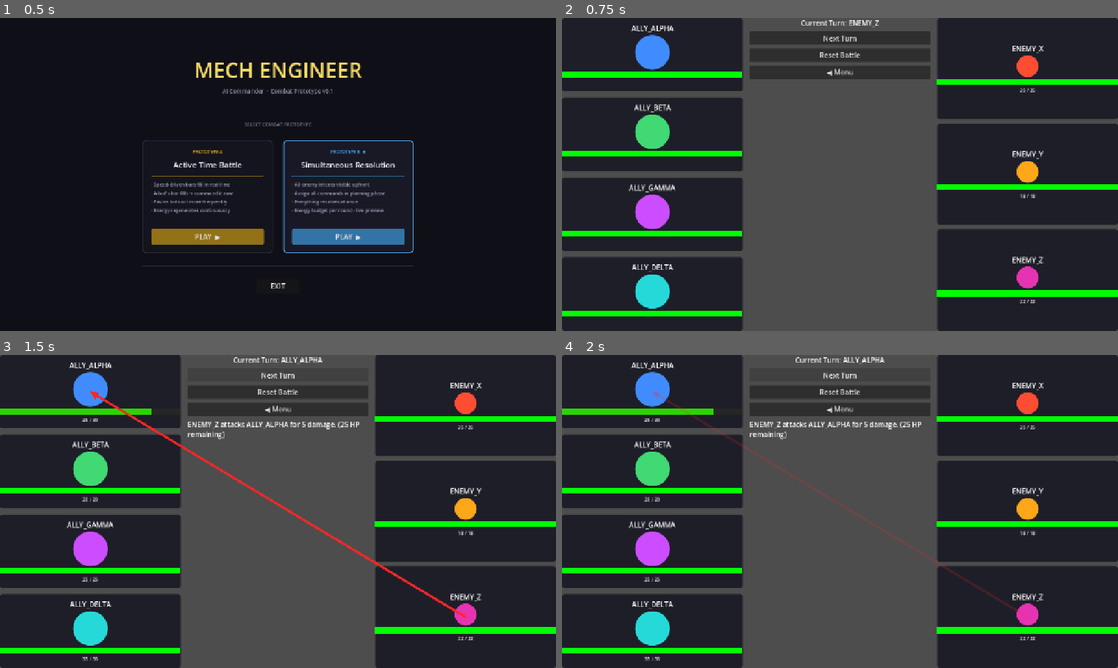
Above: before the commit, frames 1-4 (two rows, left to right).
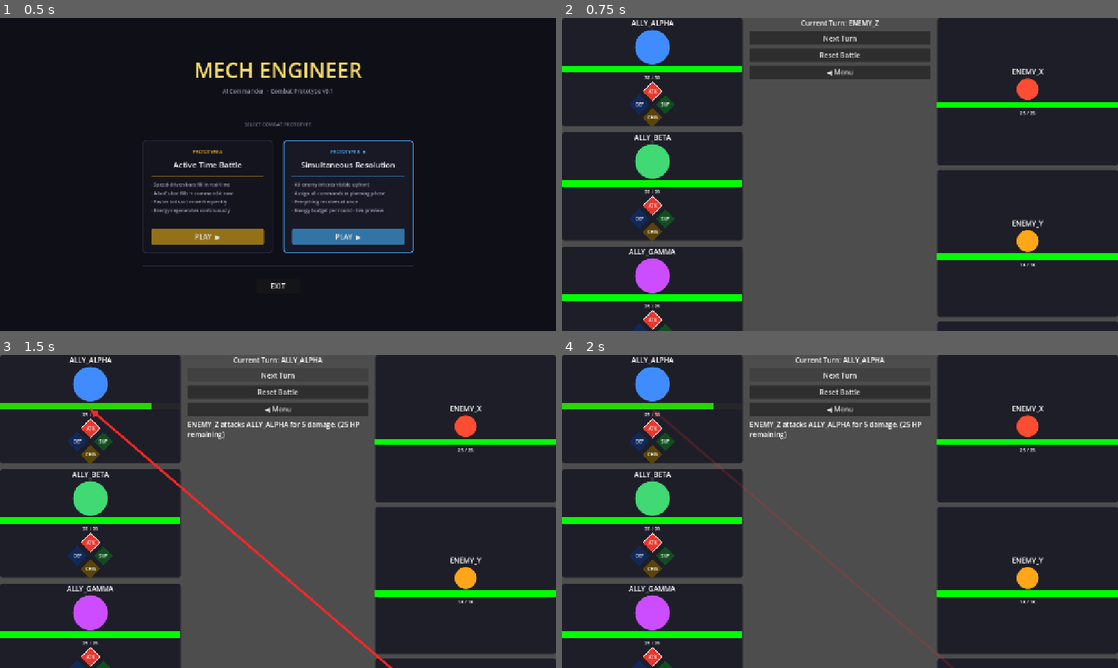
Above: after the commit, the same moments.

Repository: BrickwaII/MechEngineer
Game: Godot game, scene res://menu/main_menu.tscn
The game is run twice, just before and just after one commit, with the same random seed, the same clock (stepped at 60 frames per second) and the same inputs.
Inputs:
- Up to frame 1 (0.5 s): no input
- Up to frame 2 (0.75 s): click "PLAY ▶" at 0.5 s
- Up to frame 3 (1.5 s): click "Next Turn" at 1.25 s
- Up to frame 4 (2 s): no input

Frame 1 is identical in both runs. In frame 2, 17% of the frame differs, in the area x 0-100%, y 0-100%; in frame 3, 18%; in frame 4, 18%.
Error before the commit: Parse Error: Cannot infer the type of "d" variable because the value doesn't have a set type. (res://battle/command_selector.gd:93)
Error after the commit: Invalid assignment of property or key 'tags' with value of type 'Array' on a base object of type 'Resource (SkillData)'. (res://shared/skill_library.gd:49)

Commit message:
Fix InputEvent Variant inference and remaining max() calls
Cast event to InputEventMouseButton before accessing .position so 'd'
infers as Vector2 not Variant. Replace max(0.0, ...) with maxf() in
DamageCalculator to keep float arithmetic type-safe throughout.

https://claude.ai/code/session_01Hq1UEyB5oYtHBnZEzr6a3e

Diff:
--- a/battle/command_selector.gd
+++ b/battle/command_selector.gd
@@ -88,9 +88,10 @@
 			and event.button_index == MOUSE_BUTTON_LEFT
 			and event.pressed):
 		return
+	var mouse := event as InputEventMouseButton
 	var h := _half_size()
 	for cmd in _COMMANDS:
-		var d := event.position - _diamond_center(cmd)
+		var d := mouse.position - _diamond_center(cmd)
 		if abs(d.x) + abs(d.y) <= h:
 			_selected = cmd
 			command_selected.emit(cmd)
--- a/shared/damage_calculator.gd
+++ b/shared/damage_calculator.gd
@@ -9,7 +9,7 @@
 
 	var final_damage := base_damage
 	if not skill.armor_piercing:
-		final_damage = max(0.0, base_damage - target.defense)
+		final_damage = maxf(0.0, base_damage - target.defense)
 
 	return int(final_damage)
 
@@ -27,6 +27,6 @@
 
 	if target_skill != null and target_skill.command_type == "defend":
 		var defend_bonus := calculate_defend(target_bot, target_skill)
-		base = max(0.0, base - defend_bonus)
+		base = maxf(0.0, base - defend_bonus)
 
 	return int(base)
